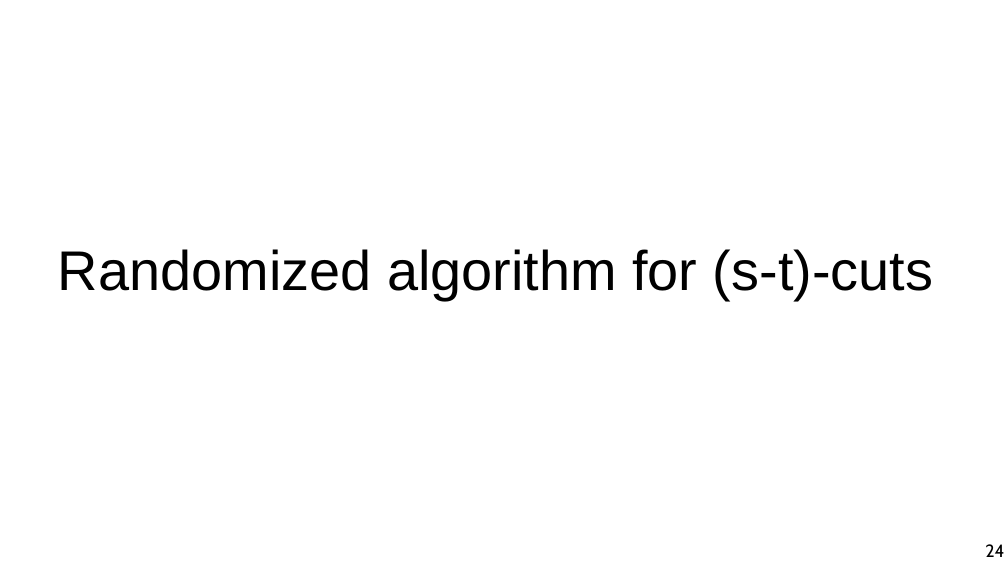
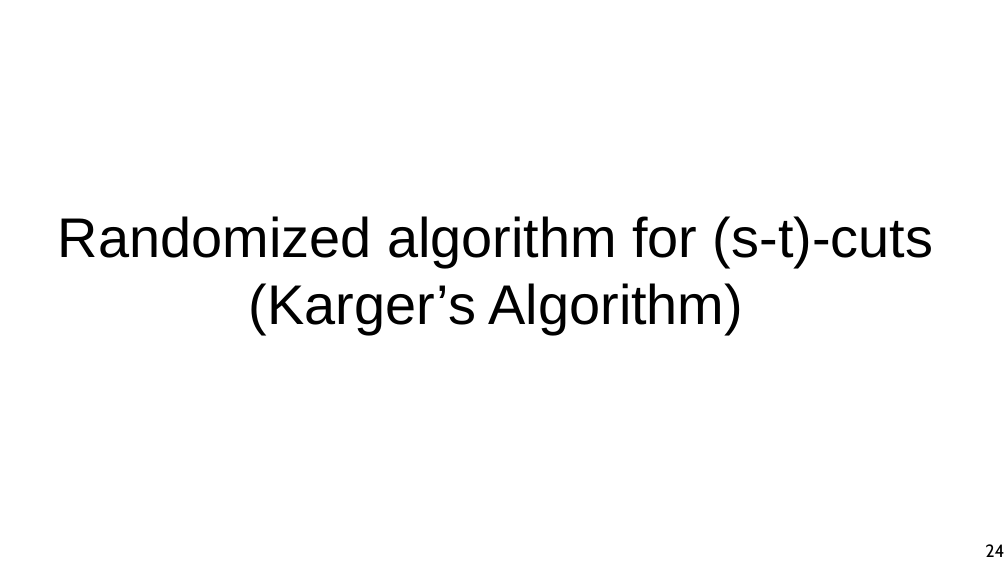
Before and after one commit to chatox/networks-science-course, a slide deck: slide 24 of theory/odp/tt20_network_flows.odp. Drawn at 1008x567 pixels with LibreOffice and Linux fonts; fonts in the diff are those of the drawing. Boxes give left, top, right and bottom in pixels: in the first picture for what was removed or moved away, otherwise in the second. Text is boxed around its words. In the diff, an @@ line names an element or a change of style, - is before the commit and + after.

Commit message:
Name Karger's algorithm

```diff
--- a/theory/odp/tt20_network_flows.odp
+++ b/theory/odp/tt20_network_flows.odp
@@ title at (58, 216, 933, 334): text changed @@
-Randomized algorithm for (s-t)-cuts
+Randomized algorithm for (s-t)-cuts
+(Karger’s Algorithm)
```
Also in this commit, not shown: 11 other slides changed, 3 other files.
